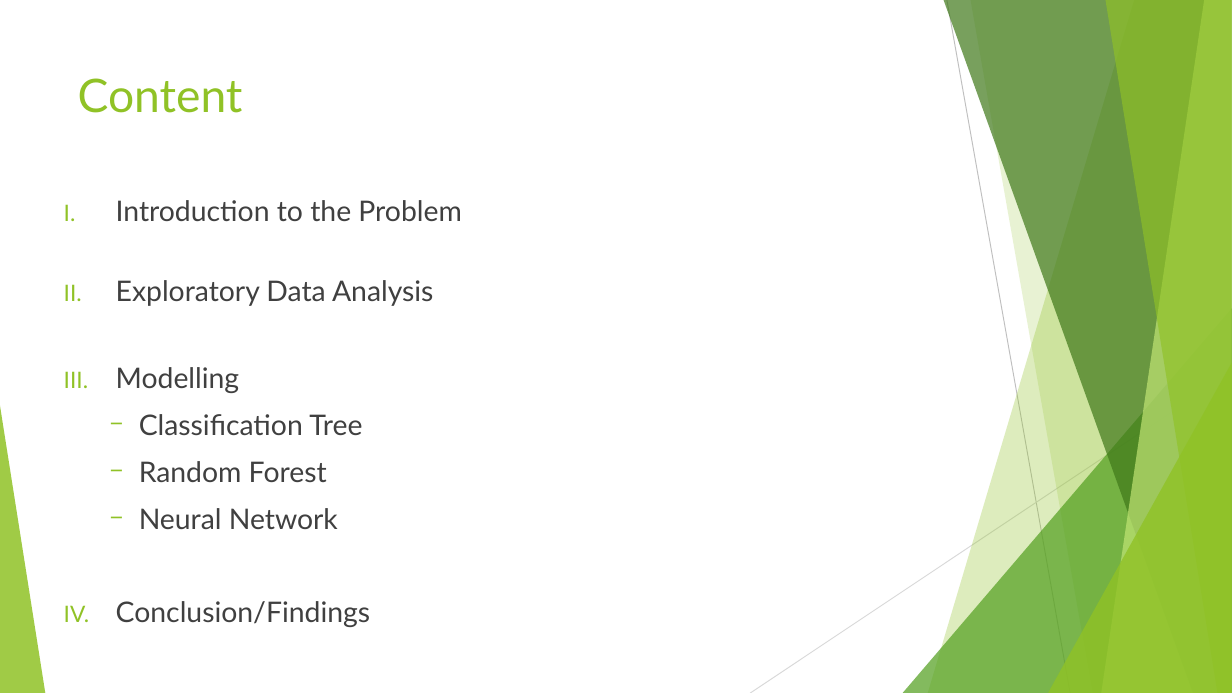
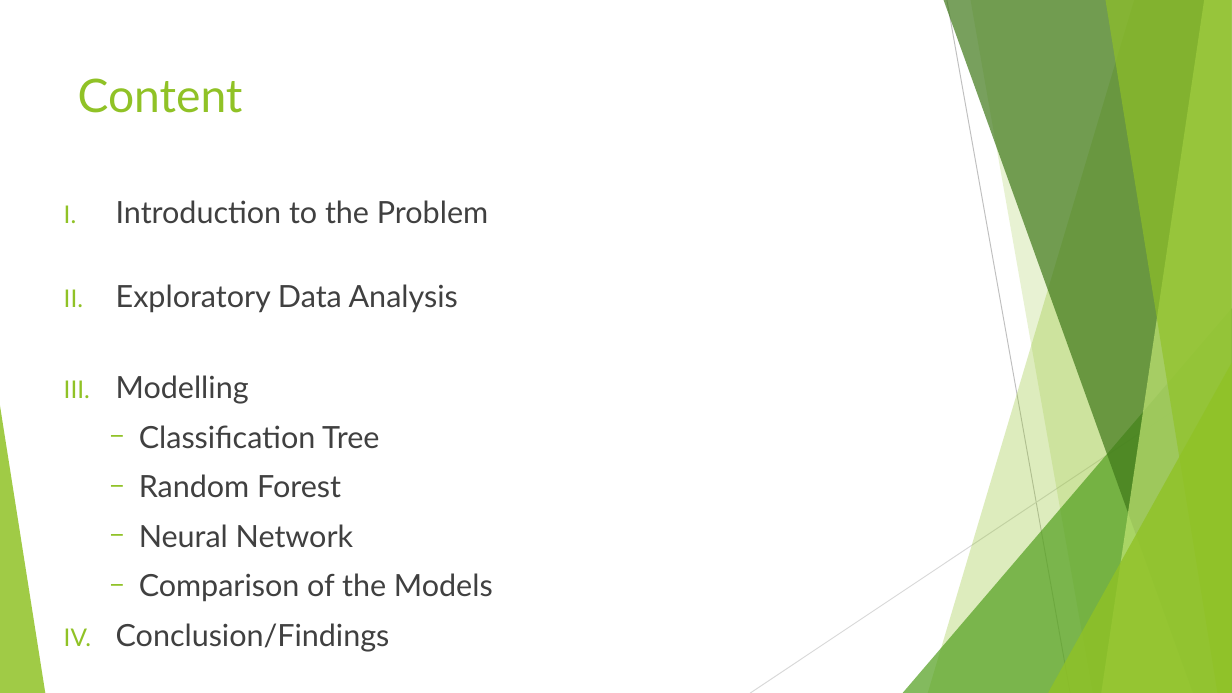
Before and after one commit to RafiKueng/Spoe_Kreditrisiko, a slide deck: slide 2 of Praesentation/Presentation.pptx. Drawn at 1232x693 pixels with LibreOffice and Linux fonts; fonts in the diff are those of the drawing. Boxes give left, top, right and bottom in pixels: in the first picture for what was removed or moved away, otherwise in the second. Text is boxed around its words. In the diff, an @@ line names an element or a change of style, - is before the commit and + after.

```diff
--- a/Praesentation/Presentation.pptx
+++ b/Praesentation/Presentation.pptx
@@ text at [116, 200, 488, 652]: size 22.1 to 23.8 pt in "Introduction to the Problem", "Exploratory Data Analysis", "Modelling", "Classification Tree" and 3 more places @@
@@ text at [139, 573, 493, 602]: paragraph added @@
+  − Comparison of the Models
```
Also in this commit, not shown: 7 other slides changed.
